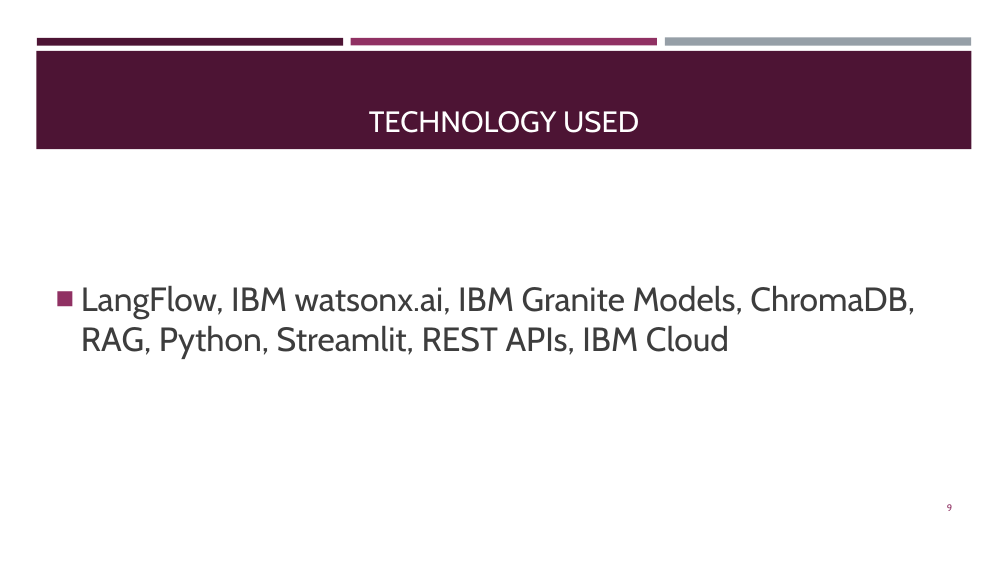
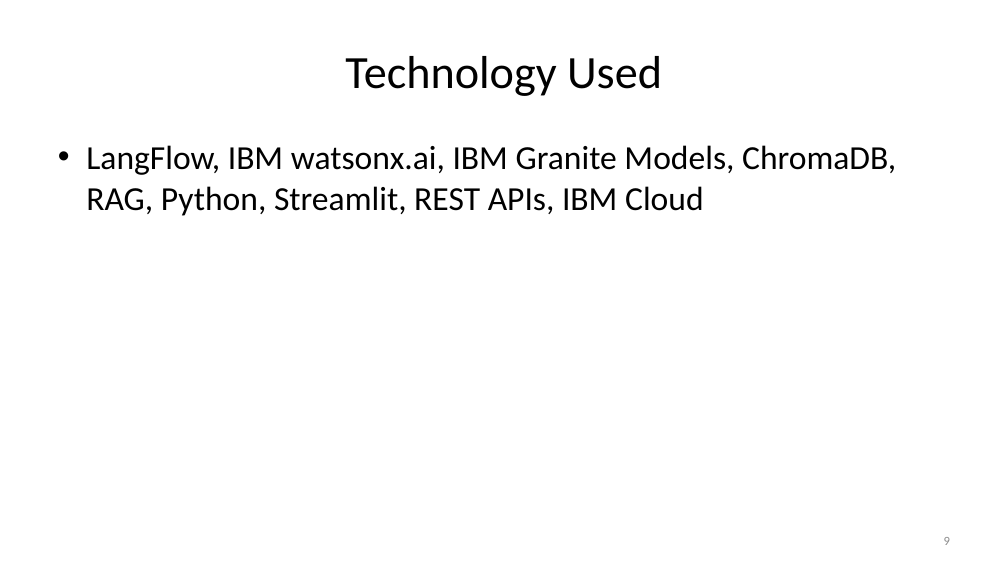
Before and after one commit to keyurbrahmbhatt-eng/social-media-agent-repo, a slide deck: slide 9 of KNB_Social_Media_Agent_Formatted_Presentation.pptx. Drawn at 1008x567 pixels with LibreOffice and Linux fonts; fonts in the diff are those of the drawing. Boxes give left, top, right and bottom in pixels: in the first picture for what was removed or moved away, otherwise in the second. Text is boxed around its words. In the diff, an @@ line names an element or a change of style, - is before the commit and + after.

```diff
--- a/KNB_Social_Media_Agent_Formatted_Presentation.pptx
+++ b/KNB_Social_Media_Agent_Formatted_Presentation.pptx
@@ title "Technology Used" at (345,56,662,96): vertical alignment bottom to middle @@
@@ rectangle removed at (36,51,972,149) @@
@@ rectangle removed at (37,38,343,45) @@
@@ title at (345,56,662,96): text changed; size 28 to 44 pt; font Cabin to Calibri; text colour #FFFFFF to #000000 @@
-TECHNOLOGY USED
+Technology Used
@@ rectangle removed at (351,38,657,45) @@
@@ rectangle removed at (665,38,971,46) @@
@@ text "LangFlow, IBM watsonx.ai, IBM Granite ...": place and size @@
-text "LangFlow, IBM watsonx.ai, IBM Granite ..." at (81,286,915,359)
+text "LangFlow, IBM watsonx.ai, IBM Granite ..." at (86,145,896,216)
@@ text "LangFlow, IBM watsonx.ai, IBM Granite ..." at (86,145,896,216): font Cabin to Calibri, text colour #3D3D3D to #000000; bullet ■ to •; less space between paragraphs; vertical alignment middle to top @@
@@ page number: place and size @@
-page number at (947,504,952,511)
+page number at (944,537,950,545)
@@ page number at (944,537,950,545): size 9 to 12 pt, font Cabin to Calibri, text colour #903163 to #8C8C8C @@
```
Also in this commit, not shown: 13 other slides changed.
